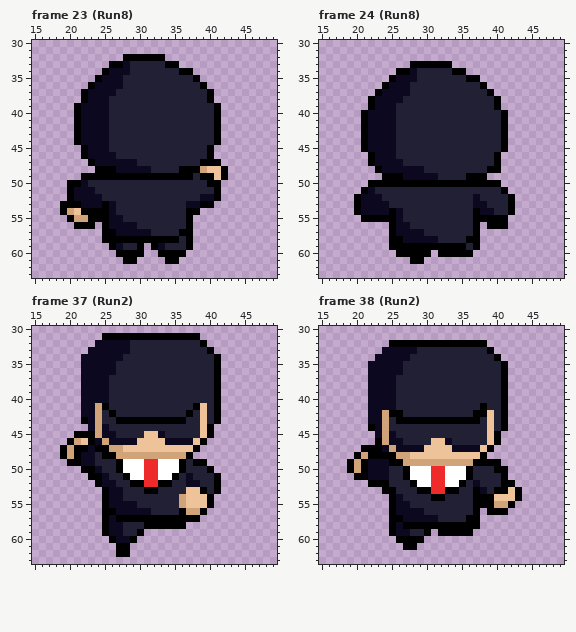
Two versions of one pixel-art file, Party Puncher/Assets/Aseprite/MIBRun.aseprite. Above, as it was before the edit.
64x64 pixels, 54 frames. Shown: frame 23 (Run8): x 15..49, y 30..63; frame 24 (Run8): x 15..49, y 30..63; frame 37 (Run2): x 15..49, y 30..63; frame 38 (Run2): x 15..49, y 30..63. The commit also changed other frames, which this record leaves out.
And afterwards:
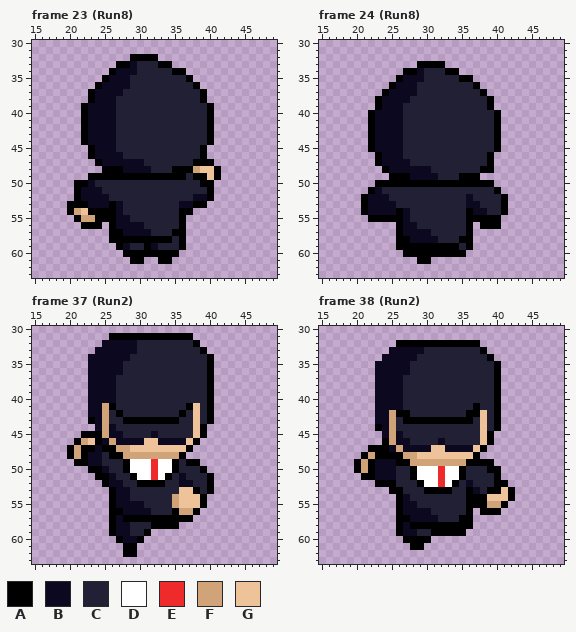
Palette (. is transparent): A #000000  B #0b081f  C #222034  D #ffffff  E #ef2a2a  F #d0a378  G #eec39a
Changes in this commit:
Changed rows in their new state; - is an unchanged pixel.
Frame 23 (Run8):
first column x 19:
32 ---------.----.---------
33 -------.-AB---A-.-------
34 ------.A--B-----A-.-----
35 -----.A--B--------A.----
36 ----.A---B---------A.---
37 ---.A---B-----------A.--
38 ---.A--B------------A.--
39 --.A---B-------------A.-
40 --.A---B-------------A.-
41 --.A---B-------------A.-
42 --.A---B-------------A.-
43 --.A---B-------------A.-
44 --.A---B-------------A.-
45 ---.A--B------------A.--
46 ---.A---B-----------A.--
47 ----.A-----B-------A--.-
48 -----.--A-------A--FG-A.
49 ---.--------------CA-GA.
50 -.-AB---------------A-.-
51 -.A--B---------------A.-
52 -.A---B------------B-A.-
53 .--A--BAB--------B-A-.--
54 .AFG---AB--------A-.----
55 -.A-F--A-B-------A.-----
56 --.--A.A---B-----A.-----
57 ------.-A-------A-.-----
58 ------.---------CA.-----
59 -------.AB-CABC--A.-----
60 --------.---AA---.------
61 ---------.-A--A-.-------
Frame 24 (Run8):
first column x 20:
33 --------.----.---------
34 ------.-AB---A-.-------
35 -----.A--B-----A-.-----
36 ----.A--B--------A.----
37 ---.A---B---------A.---
38 --.A---B-----------A.--
39 --.A--B------------A.--
40 -.A---B-------------A.-
41 -.A---B-------------A.-
42 -.A---B-------------A.-
43 -.A---B-------------A.-
44 -.A---B-------------A.-
45 -.A---B-------------A.-
46 --.A--B------------A.--
47 --.A---B-----------A.--
48 ---.A-----B-------A-.--
49 ----.--A-------A--.----
50 --.-----------------.--
51 -.AB----------------A.-
52 .A--B-----------BC---A.
53 .A---B----------B-C--A.
54 .A---BAB--------AB-C-A.
55 -.----AB--------A----.-
56 -----.A-B-------A.A--.-
57 -----.A---B-----A.-----
58 -----.-A-------A-.-----
59 -----.---------CA.-----
60 ------.----A----.------
61 --------.-A------------
Frame 37 (Run2):
first column x 19:
31 ------.------------.---
32 -----.----B--------A.--
33 ----.-----B---------A.-
34 ---.-----B-----------A.
35 ---.----B------------A.
36 ---.----B------------A.
37 ---.---B-------------A.
38 ---.---B-------------A.
39 ---.---B-------------A.
40 ---.---B-------------A.
41 ---.-BFA----------AGCA.
42 ---.-BFCA--------ACGCA.
43 ---.ABF-C--------C-GCA.
44 ----.BFB-----------GA.-
45 --.--AF-B---CBC----GA.-
46 -.AFGABF---B--B---GA.--
47 .AF-AB-A-F--------A.---
48 .AFA-BC-A--------A.----
49 -.-A-B--CA--D---ACA-.--
50 ---.-AB-CA--D---AC--A.-
51 ----.-AB-CA-D--ACBC--A.
52 -----.A-B-C-AA-C-B-C-A.
53 ------.A-B--CC---G-ACA.
54 ------.A-B------FG--A.-
55 ------.A---B----FG--A.-
56 ------.-A-------AF-A.--
57 ------.AB----------.---
58 ------.A-B--C----.-----
59 ------.A-B-CA----------
60 -------.A-BA-----------
61 --------.-A------------
62 --------.-A------------
Frame 38 (Run2):
first column x 19:
32 ------.------------.-----
33 -----.----B--------A.----
34 ----.----B----------A.---
35 ---.----B------------A.--
36 ---.----B------------A.--
37 ---.---B-------------A.--
38 ---.---B-------------A.--
39 ---.---B-------------A.--
40 ---.---B-------------A.--
41 ---.---B----------AC-A.--
42 ---.-BF-A--------A-GCA.--
43 ---.-BFC----------CGCA.--
44 ---.ABF------------GCA.--
45 ----.BFB-----------GA.---
46 ----.AF-B---CBC----GA.---
47 --.--ABF---B--B---GA.----
48 -.AF---A-F--------A.-----
49 .AFA--B-A--------A---.---
50 .AFA--B-CA--D---AC--A-.--
51 -.-A--B-CA--D---AC---A.--
52 ---.--A--CA-D--ACBC--A-.-
53 -----.-A--C-AA-C-ABCA-GA.
54 ------.AB---CC---A--G--A.
55 ------.A-B-------A--F-A.-
56 ------.A---B-----A.A--.--
57 ------.-A-------A-.------
58 ------.AB---------.------
59 ------.A-B-CA----.-------
60 -------.---A-------------
61 --------.-A--------------
Boxes around the changes in both pictures, in picture pixels (x1, y1, x2, y2):
changed: (60, 54, 228, 264)
changed: (354, 61, 515, 264)
changed: (60, 333, 221, 557)
changed: (347, 340, 522, 550)
